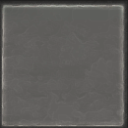
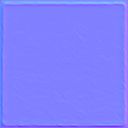
The second 128×128 image is a revision of the first. Changes to its layers:
added layer "Слой 1 копия 2" above "Слой 1" over 0, 0, 128, 128
hid "Слой 1", painted on it over 0, 0, 128, 128
hid "Слой 1 копия" over 0, 0, 128, 128
hid "Слой 0" over 0, 0, 128, 128
